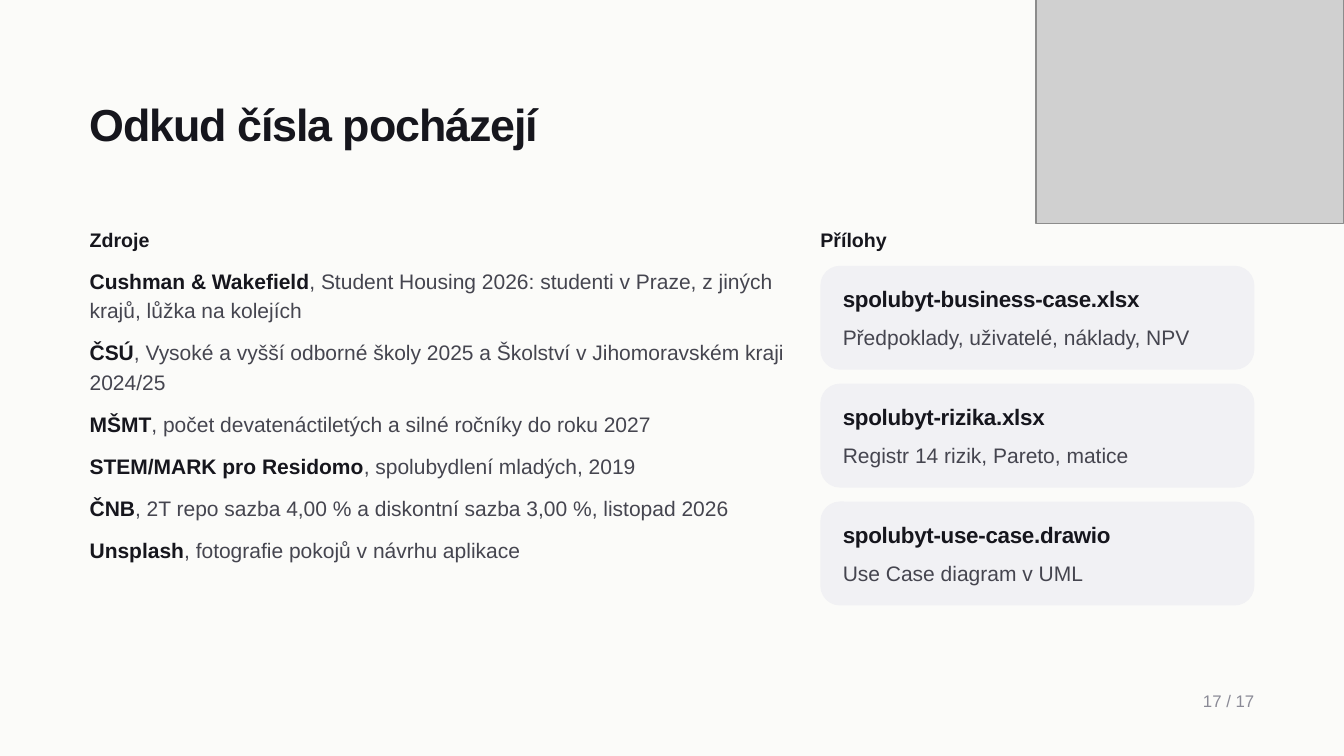
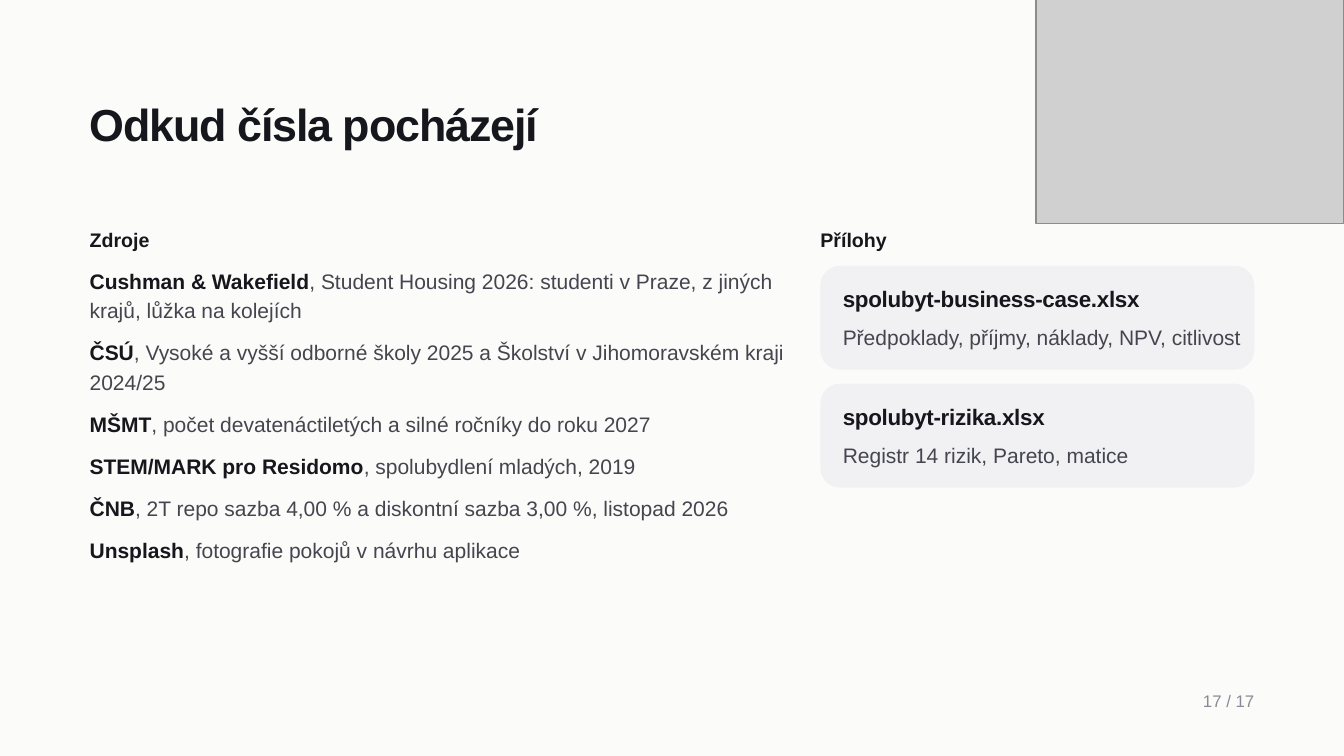
Before and after one commit to vedernikovalex/rizeni_it_projektu, a slide deck: slide 17 of spolubyt-cast-2.pptx. Drawn at 1344x756 pixels with LibreOffice and Linux fonts; fonts in the diff are those of the drawing; grey boxes stand for pictures. Boxes give left, top, right and bottom in pixels: in the first picture for what was removed or moved away, otherwise in the second. Text is boxed around its words. In the diff, an @@ line names an element or a change of style, - is before the commit and + after.

```diff
--- a/spolubyt-cast-2.pptx
+++ b/spolubyt-cast-2.pptx
@@ text at [843,329,1241,350]: text changed @@
-Předpoklady, uživatelé, náklady, NPV
+Předpoklady, příjmy, náklady, NPV, citlivost
@@ rounded rectangle removed at [821,502,1255,606] @@
@@ text removed at [843,526,1111,548] @@
-spolubyt-use-case.drawio
@@ text removed at [843,566,1083,586] @@
-Use Case diagram v UML
```
Also in this commit, not shown: 1 other slide changed, 3 other files.
